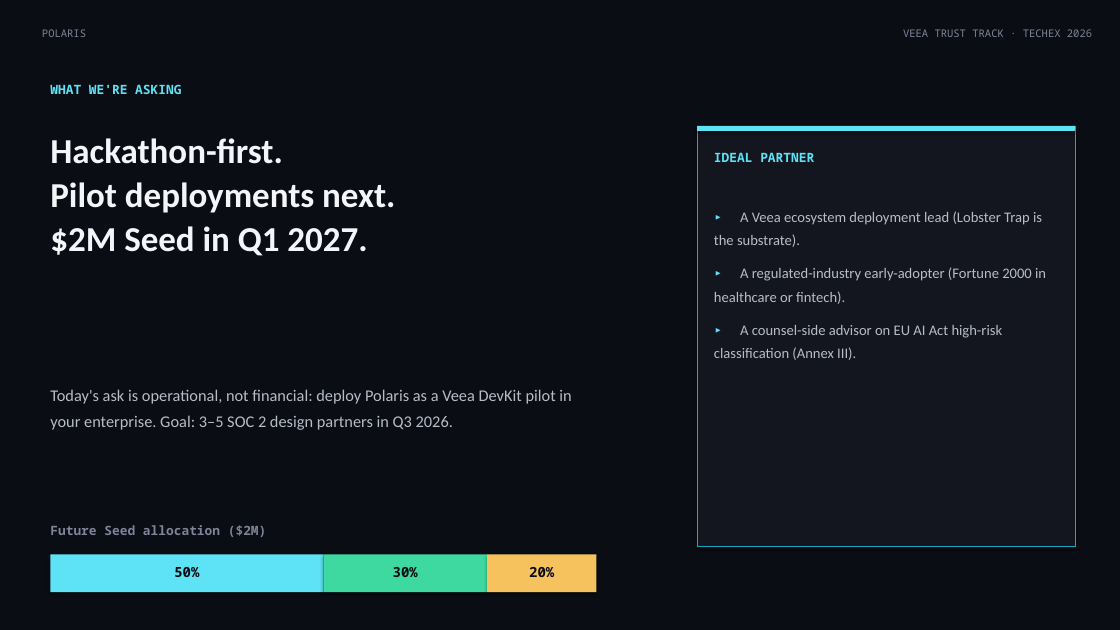
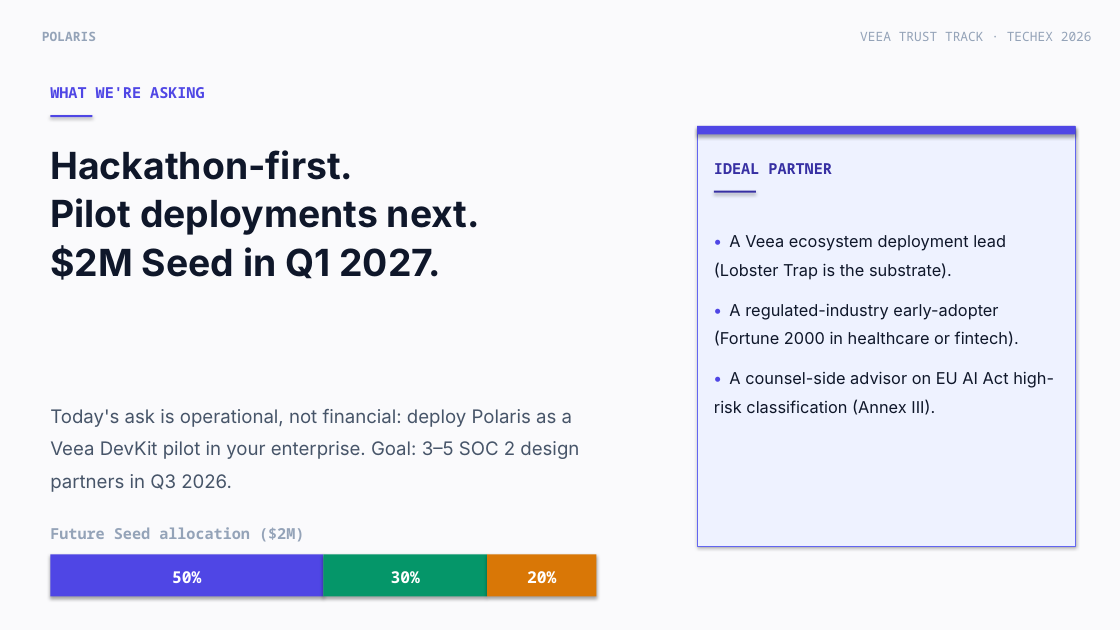
Before and after one commit to seekerPrice/polaris, a slide deck: slide 14 of docs/PITCH_DECK.pptx. Drawn at 1120x630 pixels with LibreOffice and Linux fonts; fonts in the diff are those of the drawing. Boxes give left, top, right and bottom in pixels: in the first picture for what was removed or moved away, otherwise in the second. Text is boxed around its words. In the diff, an @@ line names an element or a change of style, - is before the commit and + after.

```diff
--- a/docs/PITCH_DECK.pptx
+++ b/docs/PITCH_DECK.pptx
@@ background #0B0D14 to #FAFAFC @@
@@ text "POLARIS" at (x1=42, y1=32, x2=96, y2=41): size 9 to 11 pt, text colour #7E8499 to #94A3B8, bold on; line spacing 1.15 to 1.2 @@
@@ text "VEEA TRUST TRACK · TECHEX ..." moved from (x1=903, y1=29, x2=1092, y2=37) to (x1=860, y1=32, x2=1092, y2=41) @@
@@ text "VEEA TRUST TRACK · TECHEX ..." at (x1=860, y1=32, x2=1092, y2=41): size 9 to 11 pt, text colour #7E8499 to #94A3B8; line spacing 1.15 to 1.2 @@
@@ text "WHAT WE'RE ASKING" at (x1=50, y1=87, x2=205, y2=98): size 11 to 13 pt, text colour #5DE3F5 to #4F46E5; line spacing 1.15 to 1.2 @@
@@ rectangle added at (x1=50, y1=115, x2=92, y2=118), fill #4F46E5 @@
@@ text "Hackathon-first." moved from (x1=50, y1=138, x2=395, y2=256) to (x1=50, y1=150, x2=480, y2=280) @@
@@ text "Hackathon-first." at (x1=50, y1=150, x2=480, y2=280): size 30 to 32 pt, font Calibri to Inter, text colour #F4F5F8 to #0F172A; line spacing 1.05 to 1.08 @@
@@ rectangle at (x1=697, y1=126, x2=1075, y2=546): fill #13161F to #EEF2FF; outline #1AA8C7 0.75 pt to #6366F1 0.5 pt @@
@@ rectangle at (x1=697, y1=126, x2=1075, y2=134): fill #5DE3F5 to #4F46E5 @@
@@ text "IDEAL PARTNER" moved from (x1=714, y1=152, x2=814, y2=162) to (x1=714, y1=163, x2=832, y2=174) @@
@@ text "IDEAL PARTNER" at (x1=714, y1=163, x2=832, y2=174): size 11 to 13 pt, text colour #5DE3F5 to #3730A3; line spacing 1.15 to 1.2 @@
@@ rectangle added at (x1=714, y1=191, x2=756, y2=193), fill #3730A3 @@
@@ text at (x1=714, y1=235, x2=1054, y2=415): text changed; size 12.5 to 14 pt; font Calibri to Inter; text colour #B8BCC9 to #0F172A @@
-▸ A Veea ecosystem deployment lead (Lobster Trap is the substrate).
-▸ A regulated-industry early-adopter (Fortune 2000 in healthcare or fintech).
-▸ A counsel-side advisor on EU AI Act high-risk classification (Annex III).
+• A Veea ecosystem deployment lead (Lobster Trap is the substrate).
+• A regulated-industry early-adopter (Fortune 2000 in healthcare or fintech).
+• A counsel-side advisor on EU AI Act high-risk classification (Annex III).
@@ text "Today's ask is operational, not ..." moved from (x1=50, y1=389, x2=571, y2=430) to (x1=50, y1=409, x2=579, y2=492) @@
@@ text "Today's ask is operational, not ..." at (x1=50, y1=409, x2=579, y2=492): size 14 to 16 pt, font Calibri to Inter, text colour #B8BCC9 to #475569; line spacing 1.35 to 1.45 @@
@@ text "Future Seed allocation ($2M)" at (x1=50, y1=527, x2=304, y2=542): size 11 to 13 pt, text colour #7E8499 to #94A3B8; line spacing 1.15 to 1.2 @@
@@ rectangle at (x1=50, y1=555, x2=323, y2=597): fill #5DE3F5 to #4F46E5 @@
@@ rectangle resized from (x1=50, y1=555, x2=323, y2=592) to (x1=50, y1=555, x2=323, y2=597) @@
@@ rectangle resized from (x1=323, y1=555, x2=487, y2=592) to (x1=323, y1=555, x2=487, y2=597) @@
@@ rectangle at (x1=323, y1=555, x2=487, y2=597): fill #3DD9A0 to #059669 @@
@@ rectangle resized from (x1=487, y1=555, x2=597, y2=592) to (x1=487, y1=555, x2=597, y2=597) @@
@@ rectangle at (x1=487, y1=555, x2=597, y2=597): fill #F5C25E to #D97706 @@
@@ size 12 to 14 pt, text colour #0B0D14 to #FFFFFF; line spacing 1.15 to 1.2 in 3 elements at (x1=172, y1=571, x2=201, y2=583), (x1=391, y1=571, x2=420, y2=583), (x1=527, y1=571, x2=556, y2=583) @@
```
Also in this commit, not shown: 17 other slides changed, 7 other files.
